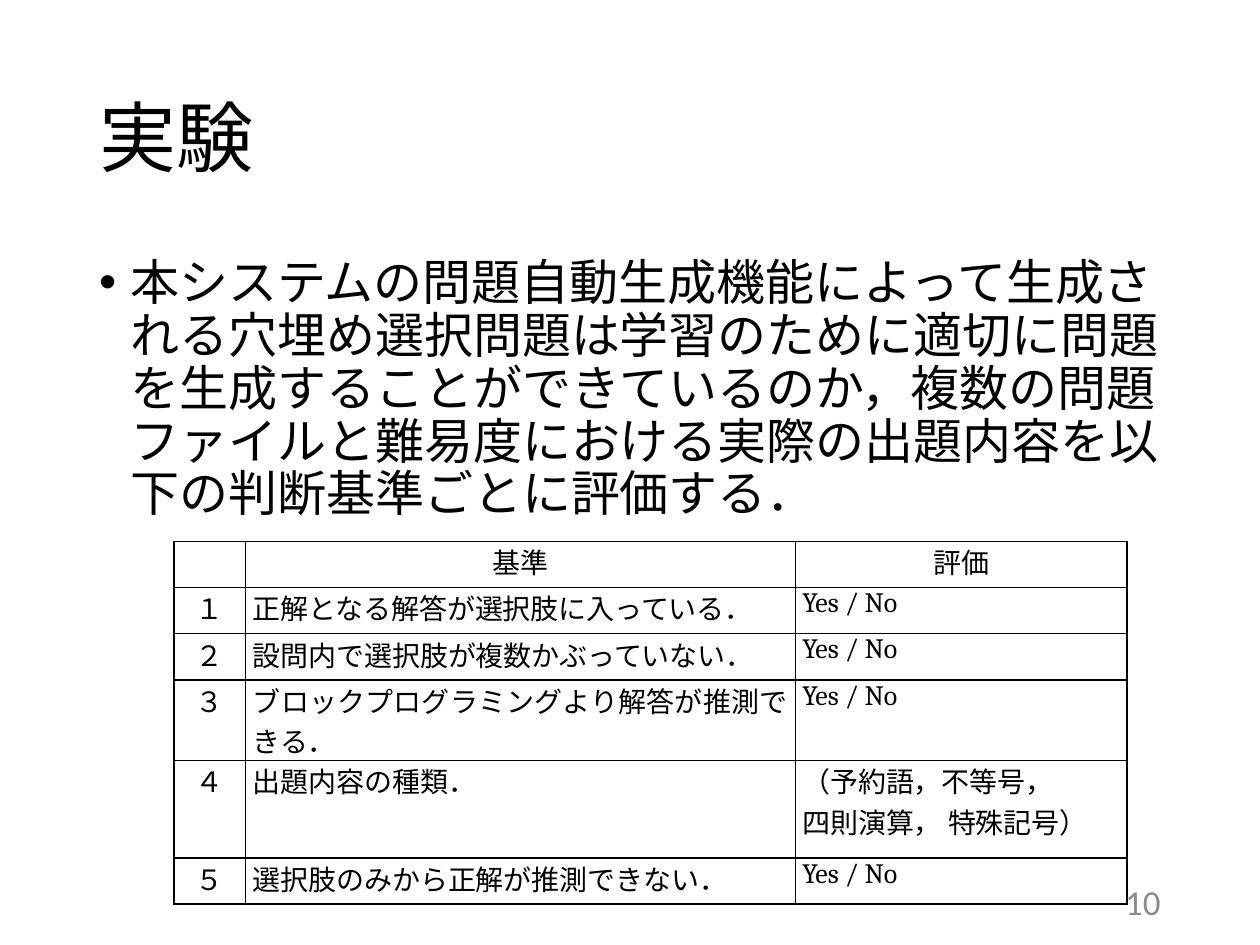
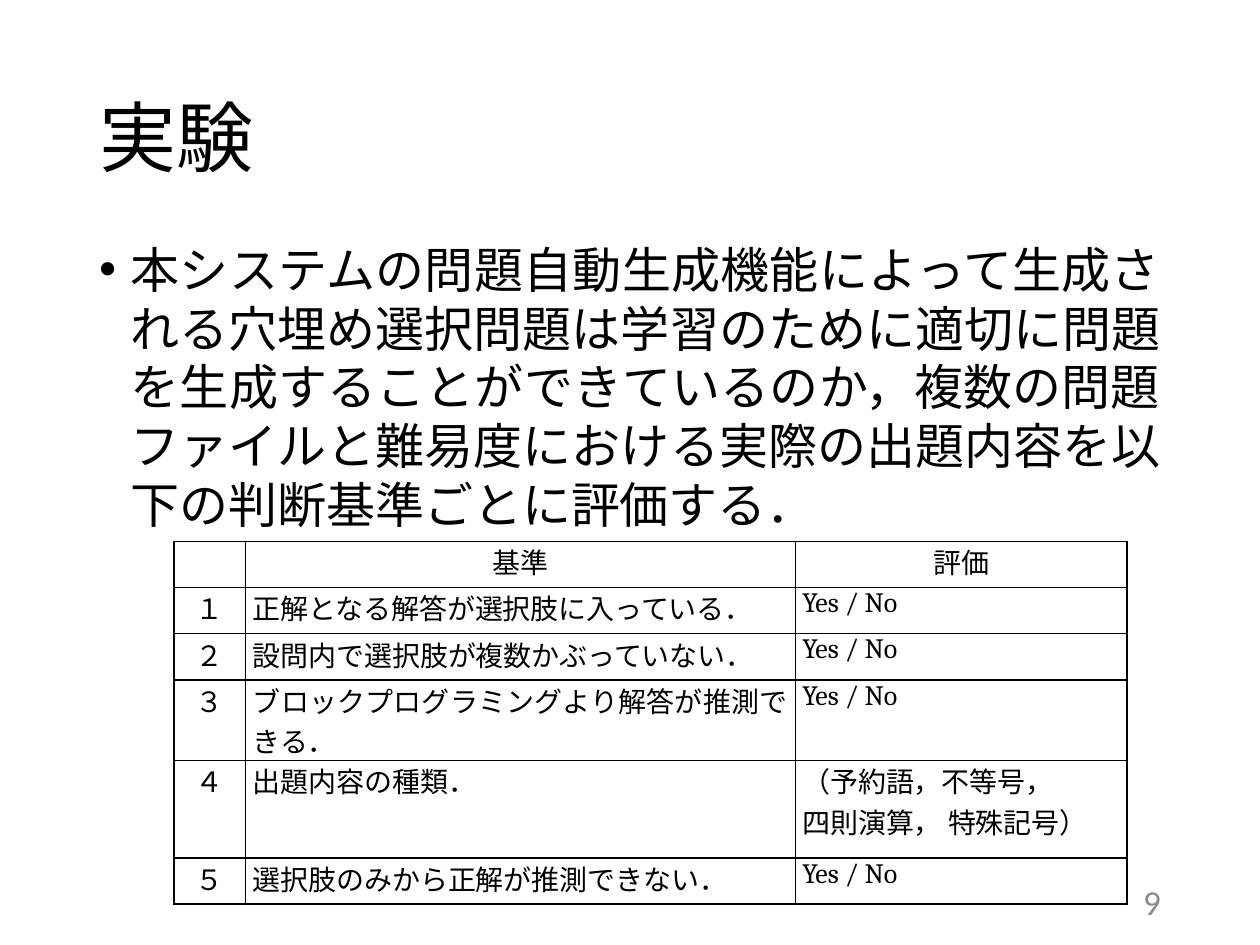
Before and after one commit to kait-takanolab/1821121-shimaoka-thesis, a slide deck: slide 9 of 1821121_shimaoka_thesis.pptx (slide 10 before the commit). Drawn at 1260x945 pixels with LibreOffice and Linux fonts; fonts in the diff are those of the drawing. Boxes give left, top, right and bottom in pixels: in the first picture for what was removed or moved away, otherwise in the second. Text is boxed around its words. In the diff, an @@ line names an element or a change of style, - is before the commit and + after.

```diff
--- a/1821121_shimaoka_thesis.pptx
+++ b/1821121_shimaoka_thesis.pptx
@@ text "本システムの問題自動生成機能によって生成される穴埋め選択問題は学習のために適切に問題を生成することができているのか，複数 ..." moved from (x1=131, y1=258, x2=1159, y2=515) to (x1=131, y1=246, x2=1160, y2=527) @@
@@ text "本システムの問題自動生成機能によって生成される穴埋め選択問題は学習のために適切に問題を生成することができているのか，複数 ..." at (x1=131, y1=246, x2=1160, y2=527): alignment left to justified; line spacing 0.9 to 1 @@
@@ page number at (x1=1143, y1=892, x2=1161, y2=915): text changed @@
-10
+9
```
Also in this commit, not shown: 12 other slides changed, 1 slide removed, 2 other files.
